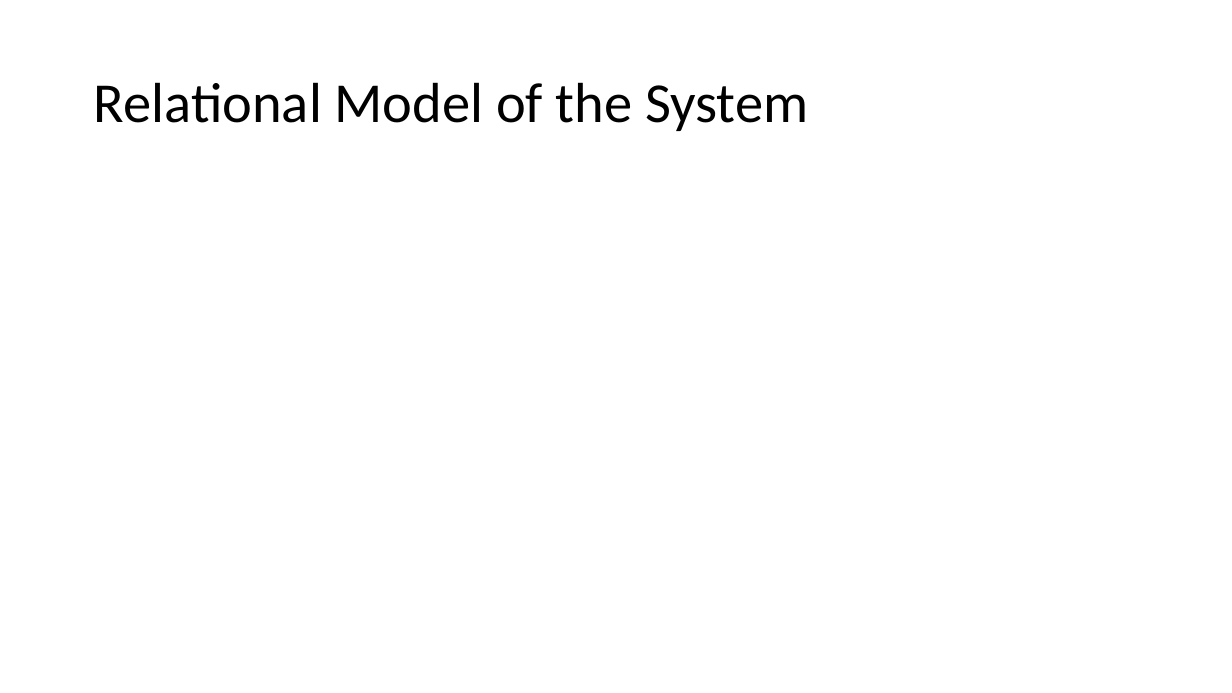
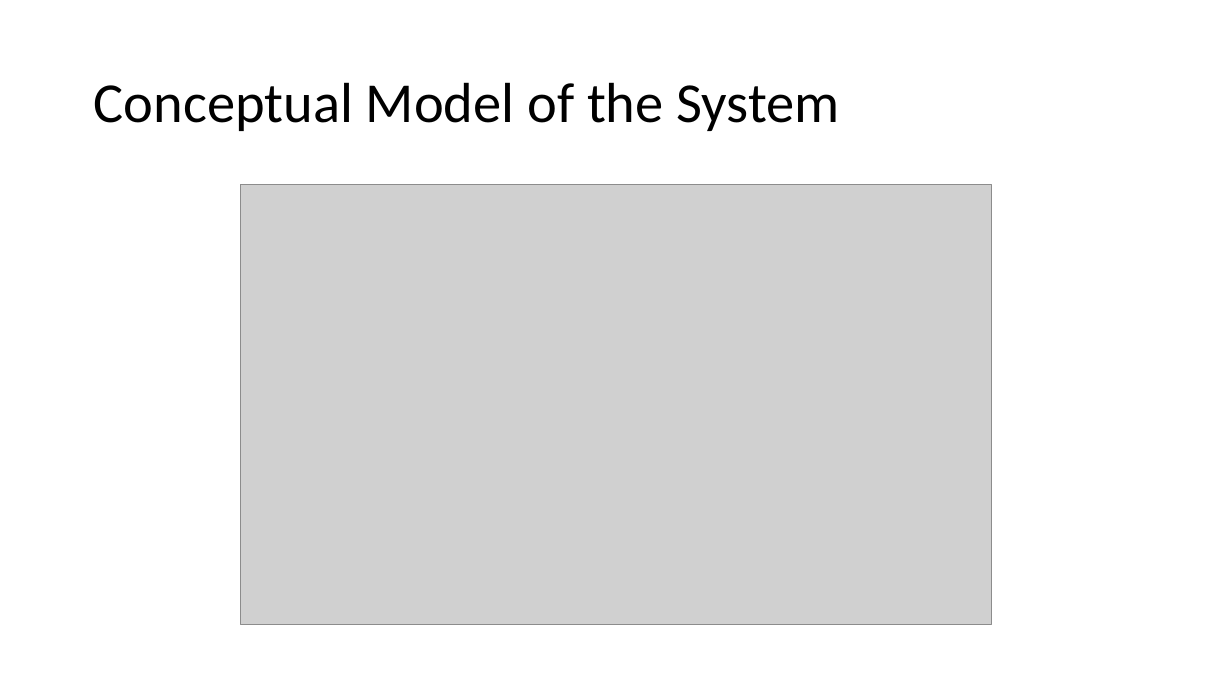
Before and after one commit to ldcbishop/drunken-batman, a slide deck: slide 3 of Project/Prezzy.pptx. Drawn at 1232x693 pixels with LibreOffice and Linux fonts; fonts in the diff are those of the drawing; grey boxes stand for pictures. Boxes give left, top, right and bottom in pixels: in the first picture for what was removed or moved away, otherwise in the second. Text is boxed around its words. In the diff, an @@ line names an element or a change of style, - is before the commit and + after.

Commit message:
Added the Logical Model, as well as the screenshots of the Conceptual and Logical models to the powerpoint

```diff
--- a/Project/Prezzy.pptx
+++ b/Project/Prezzy.pptx
@@ text at [94,82,839,131]: text changed @@
-Relational Model of the System
+Conceptual Model of the System
@@ picture added at [240,185,991,625] @@
```
Also in this commit, not shown: 3 other slides changed, 37 other files.
